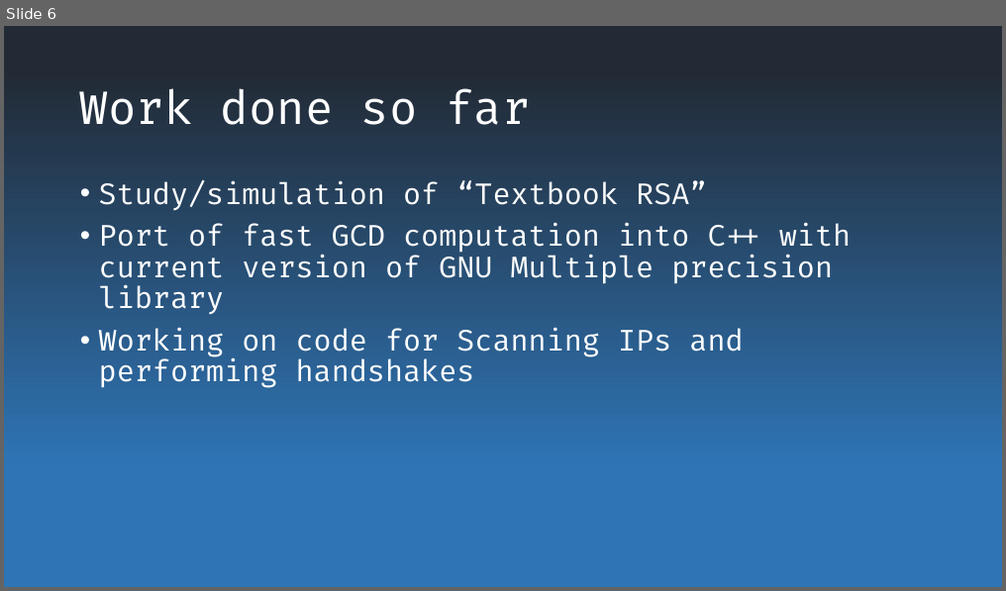
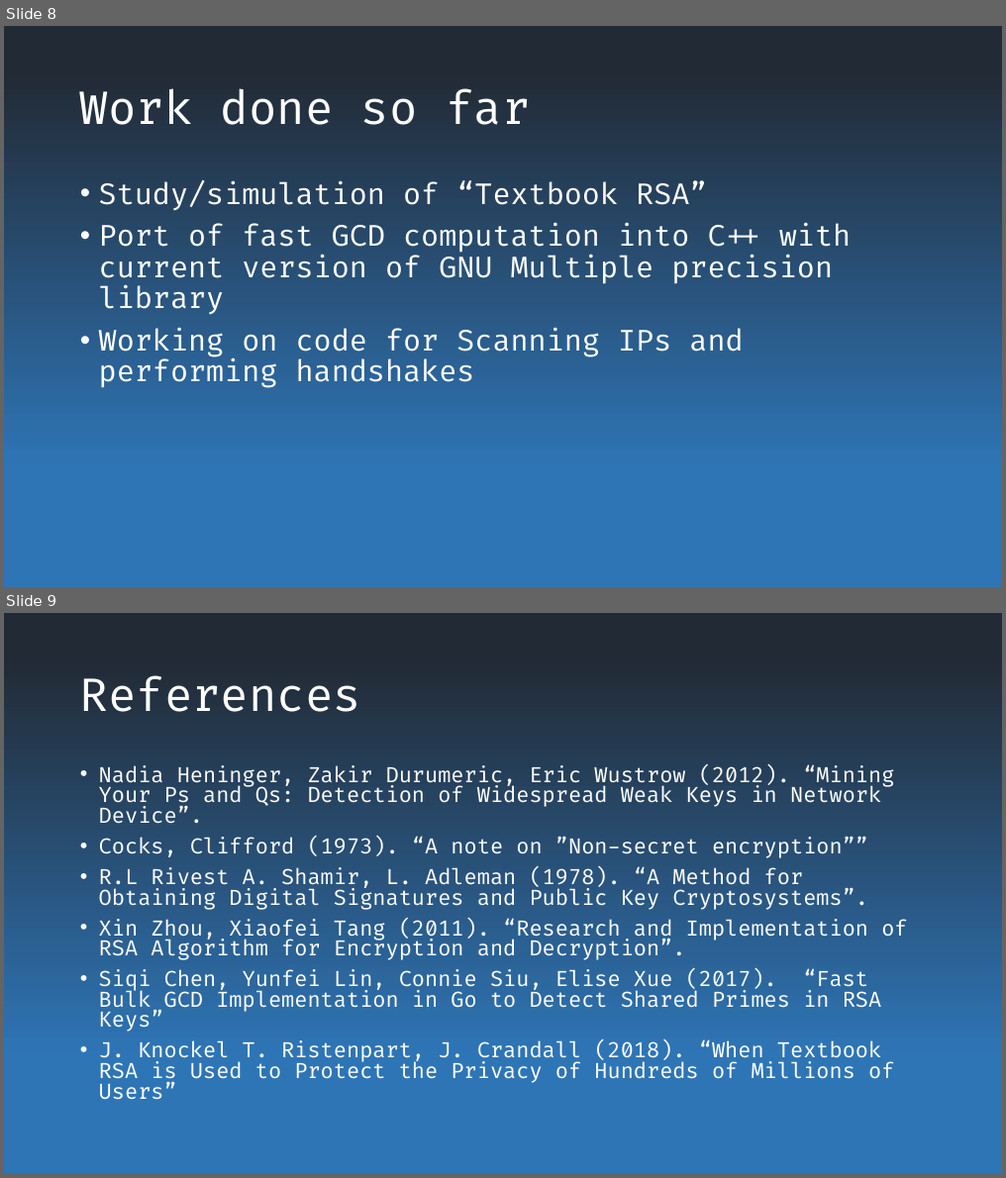
Before and after one commit to mhdl1991/19129163_TECH7009_repo, a slide deck: Continued use of weak RSA keys.pptx. Shown one above the other, each under a label of ours: slide 6 before the commit, slides 8 and 9 after it. The pictures are 1006x591 and 1006x1178 pixels, drawn with LibreOffice and Linux fonts; fonts in the diff are those of the drawing. Boxes give left, top, right and bottom in pixels: in the first picture for what was removed or moved away, otherwise in the second. Text is boxed around its words. In the diff, an @@ line names an element or a change of style, - is before the commit and + after.

```diff
--- a/Continued use of weak RSA keys.pptx
+++ b/Continued use of weak RSA keys.pptx
@@ slide 9 added at [4,613,1002,1174], background gradient #222A35 to #2E75B6 @@
@@ title added at [80,675,361,712], 44 pt, text #FFFFFF @@
+References
@@ text added at [99,764,907,1100], 20.4 pt, text #FFFFFF @@
+• Nadia Heninger, Zakir Durumeric, Eric Wustrow (2012). “Mining Your Ps and Qs: Detection of Widespread Weak Keys in Network Device”.
+• Cocks, Clifford (1973). “A note on ”Non-secret encryption””
+• R.L Rivest A. Shamir, L. Adleman (1978). “A Method for Obtaining Digital Signatures and Public Key Cryptosystems”.
+• Xin Zhou, Xiaofei Tang (2011). “Research and Implementation of RSA Algorithm for Encryption and Decryption”.
+• Siqi Chen, Yunfei Lin, Connie Siu, Elise Xue (2017). “Fast Bulk GCD Implementation in Go to Detect Shared Primes in RSA Keys”
+• J. Knockel T. Ristenpart, J. Crandall (2018). “When Textbook RSA is Used to Protect the Privacy of Hundreds of Millions of Users”
@@ what was slide 6 is now slide 8 @@
```
Also in this commit, not shown: 4 slides changed, 2 other slides added.
